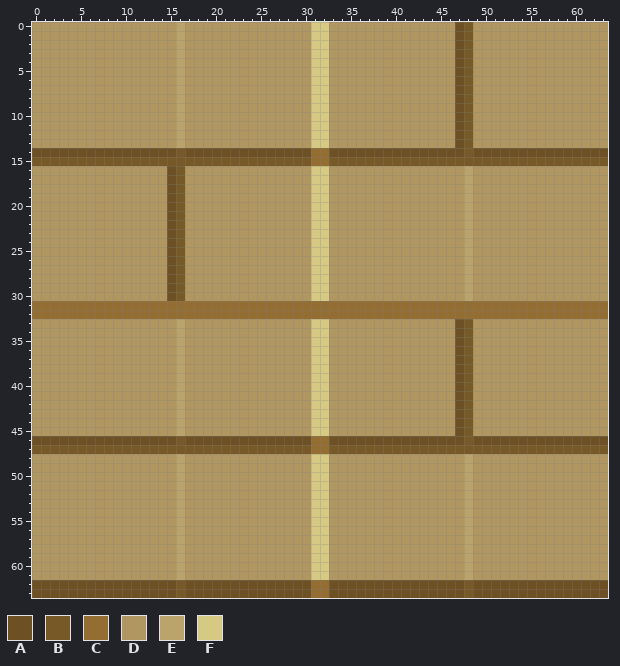
Two states of a pixel-art sprite, textures/blocks/woodplanks.png. That is the earlier state.
The file is 64x64 pixels.
Palette (. is transparent): A #6d5125  B #775928  C #936d32  D #b09661  E #bba46b  F #d6c983
The result:
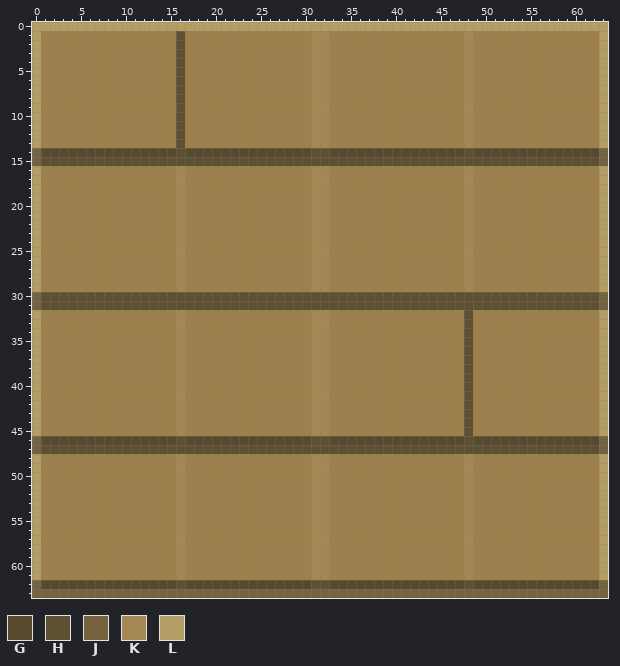
Colours new in this view: G #564a2e  H #5e5133  J #74633f  K #a48752  L #b49c65
The exact change:
Colour D changes from #b09661 to #9e804b.
The author changed colour A to colour D in rows 1 to 13 at x 47; in rows 16 to 29 at x 15; in rows 33 to 45 at x 47.
The author changed colour C to colour D in row 32 at x 1 to 15, 17 to 30, 33 to 47 and 49 to 62.
The author changed colour A to colour G in row 14 at x 1 to 15, 17 to 30, 33 to 47 and 49 to 62; in row 46 at x 1 to 15, 17 to 30, 33 to 47 and 49 to 62; in row 62 at x 1 to 15, 17 to 30, 33 to 47 and 49 to 62.
The author changed colour A to colour H in row 30 at x 15.
The author changed colour B to colour H in row 14 at x 16 and 48; in row 15 at x 1 to 30 and 33 to 62; in row 30 at x 16; in rows 33 to 45 at x 48; in row 46 at x 16 and 48; in row 47 at x 1 to 30 and 33 to 62.
The author changed colour B to colour H in row 62 at x 16 and 48.
The author changed colour C to colour H in rows 14 to 15 at x 31 to 32; in row 31 at x 1 to 62; in row 32 at x 48; in rows 46 to 47 at x 31 to 32; in row 62 at x 31 to 32.
The author changed colour D to colour H in row 30 at x 1 to 14, 17 to 30, 33 to 47 and 49 to 62.
The author changed colour E to colour H in rows 1 to 13 at x 16; in row 30 at x 48.
The author changed colour F to colour H in row 30 at x 31 to 32.
The author changed colour A to colour J in row 14 at x 0 and 63; in row 46 at x 0 and 63; in row 62 at x 0 and 63; in row 63 at x 0 to 15, 17 to 30, 33 to 47 and 49 to 63.
The author changed colour B to colour J in row 15 at x 0 and 63; in row 47 at x 0 and 63; in row 63 at x 16 and 48.
The author changed colour C to colour J in row 31 at x 0 and 63; in row 63 at x 31 to 32.
The author changed colour D to colour J in row 30 at x 0 and 63.
The author changed colour B to colour K in rows 1 to 13 at x 48; in rows 16 to 29 at x 16.
The author changed colour C to colour K in row 32 at x 16 and 31 to 32.
The author changed colour E to colour K in rows 16 to 29 at x 48; in rows 33 to 45 at x 16; in rows 48 to 61 at x 16 and 48.
The author changed colour F to colour K in rows 1 to 13 at x 31 to 32; in rows 16 to 29 at x 31 to 32; in rows 33 to 45 at x 31 to 32; in rows 48 to 61 at x 31 to 32.
The author changed colour A to colour L in row 0 at x 47.
The author changed colour B to colour L in row 0 at x 48.
The author changed colour C to colour L in row 32 at x 0 and 63.
The author changed colour D to colour L in row 0 at x 0 to 15, 17 to 30, 33 to 46 and 49 to 63; in rows 1 to 13 at x 0 and 63; in rows 16 to 29 at x 0 and 63; in rows 33 to 45 at x 0 and 63; in rows 48 to 61 at x 0 and 63.
The author changed colour E to colour L in row 0 at x 16.
The author changed colour F to colour L in row 0 at x 31 to 32.
